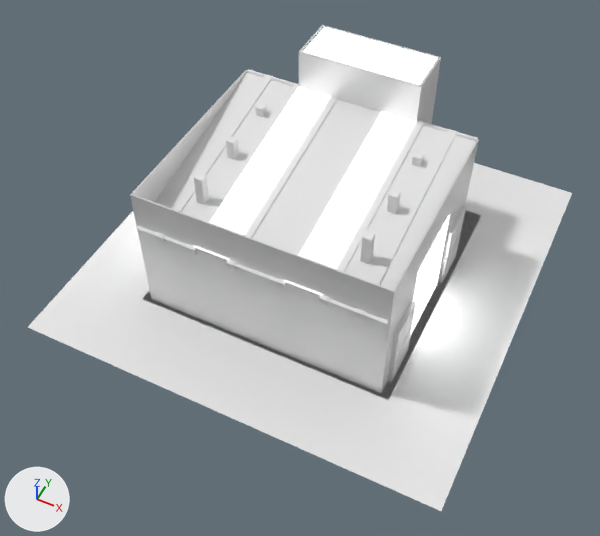
Two versions of the Blender file 00_filestructure/04_Shots/lkkncr-shot-02.blend, one commit apart.
Rendered twice from a camera (50 mm lens) standing at (60.3, -131.9, 157.2) and looking at (1.6, -14.4, 10.3). The axes (+X, +Y, +Z) are drawn at lower left. The lights are the same throughout.

In view in the first picture: 'Boden', 'kn-altarlicht', 'kn-kirche', 'kn-licht-obenlinks', 'kn-licht-obenrechts', 'kn-licht-rechts'.
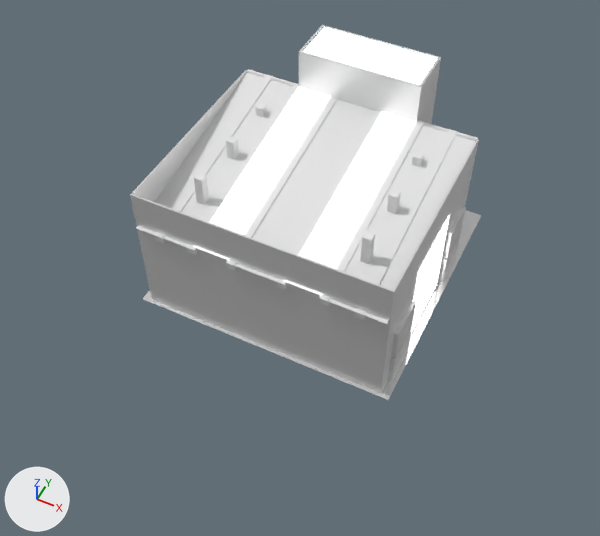
ob_kn_lampe is not drawn itself; it is the parent of ob_kn_lampe_007, ob_kn_lampe_006, ob_kn_lampe_005, ob_kn_lampe_004, ob_kn_lampe_003, ob_kn_lampe_002, ob_kn_lampe_001.

Where the change shows, as pixel boxes (x1, y1, x2, y2) in the pictures (600 x 536 px):
'Boden', deleted: before (28, 163, 572, 511)

Patch to the scene script:
```diff
--- a/00_filestructure/04_Shots/lkkncr-shot-02.blend.py
+++ b/00_filestructure/04_Shots/lkkncr-shot-02.blend.py
@@ col_kn_kirche @@
 col_kn_kirche = bpy.data.collections.new('kn-kirche')
+col_kn_kirche.objects.link(ob_kn_lampe)
+col_kn_kirche.objects.link(ob_kn_lampe_007)
+col_kn_kirche.objects.link(ob_kn_lampe_006)
+col_kn_kirche.objects.link(ob_kn_lampe_005)
+col_kn_kirche.objects.link(ob_kn_lampe_004)
+col_kn_kirche.objects.link(ob_kn_lampe_003)
+col_kn_kirche.objects.link(ob_kn_lampe_002)
+col_kn_kirche.objects.link(ob_kn_lampe_001)
 col_kn_kirche.objects.link(ob_kn_kirche_boden)
@@ col_kn_lampe @@
+col_kn_lampe = bpy.data.collections.new('kn-lampe')
@@ ob_boden @@
-ob_boden = bpy.data.objects.new('Boden', me_plane)
@@ ob_kn_lampe_006 @@
+ob_kn_lampe_006 = bpy.data.objects.new('kn-lampe.006', None)
+ob_kn_lampe_006.parent = ob_kn_lampe
+ob_kn_lampe_006.location = (6.0, -22.0, 15.0)
+ob_kn_lampe_006.instance_type = 'COLLECTION'
+ob_kn_lampe_006.instance_collection = col_kn_lampe
@@ ob_kn_lampe @@
+ob_kn_lampe = bpy.data.objects.new('kn-lampe', None)
+ob_kn_lampe.location = (6.0, -2.0, 15.0)
+ob_kn_lampe.instance_type = 'COLLECTION'
+ob_kn_lampe.instance_collection = col_kn_lampe
@@ ob_kn_lampe_005 @@
+ob_kn_lampe_005 = bpy.data.objects.new('kn-lampe.005', None)
+ob_kn_lampe_005.parent = ob_kn_lampe
+ob_kn_lampe_005.location = (6.0, -12.0, 15.0)
+ob_kn_lampe_005.instance_type = 'COLLECTION'
+ob_kn_lampe_005.instance_collection = col_kn_lampe
@@ ob_kn_lampe_003 @@
+ob_kn_lampe_003 = bpy.data.objects.new('kn-lampe.003', None)
+ob_kn_lampe_003.parent = ob_kn_lampe
+ob_kn_lampe_003.location = (6.0, 8.0, 15.0)
+ob_kn_lampe_003.instance_type = 'COLLECTION'
+ob_kn_lampe_003.instance_collection = col_kn_lampe
@@ ob_kn_lampe_002 @@
+ob_kn_lampe_002 = bpy.data.objects.new('kn-lampe.002', None)
+ob_kn_lampe_002.parent = ob_kn_lampe
+ob_kn_lampe_002.location = (-6.0, -2.0, 15.0)
+ob_kn_lampe_002.instance_type = 'COLLECTION'
+ob_kn_lampe_002.instance_collection = col_kn_lampe
@@ ob_kn_lampe_007 @@
+ob_kn_lampe_007 = bpy.data.objects.new('kn-lampe.007', None)
+ob_kn_lampe_007.parent = ob_kn_lampe
+ob_kn_lampe_007.location = (-6.0, -22.0, 15.0)
+ob_kn_lampe_007.instance_type = 'COLLECTION'
+ob_kn_lampe_007.instance_collection = col_kn_lampe
@@ ob_kn_lampe_004 @@
+ob_kn_lampe_004 = bpy.data.objects.new('kn-lampe.004', None)
+ob_kn_lampe_004.parent = ob_kn_lampe
+ob_kn_lampe_004.location = (-6.0, -12.0, 15.0)
+ob_kn_lampe_004.instance_type = 'COLLECTION'
+ob_kn_lampe_004.instance_collection = col_kn_lampe
@@ ob_kn_lampe_001 @@
+ob_kn_lampe_001 = bpy.data.objects.new('kn-lampe.001', None)
+ob_kn_lampe_001.parent = ob_kn_lampe
+ob_kn_lampe_001.location = (-6.0, 8.0, 15.0)
+ob_kn_lampe_001.instance_type = 'COLLECTION'
+ob_kn_lampe_001.instance_collection = col_kn_lampe
```
